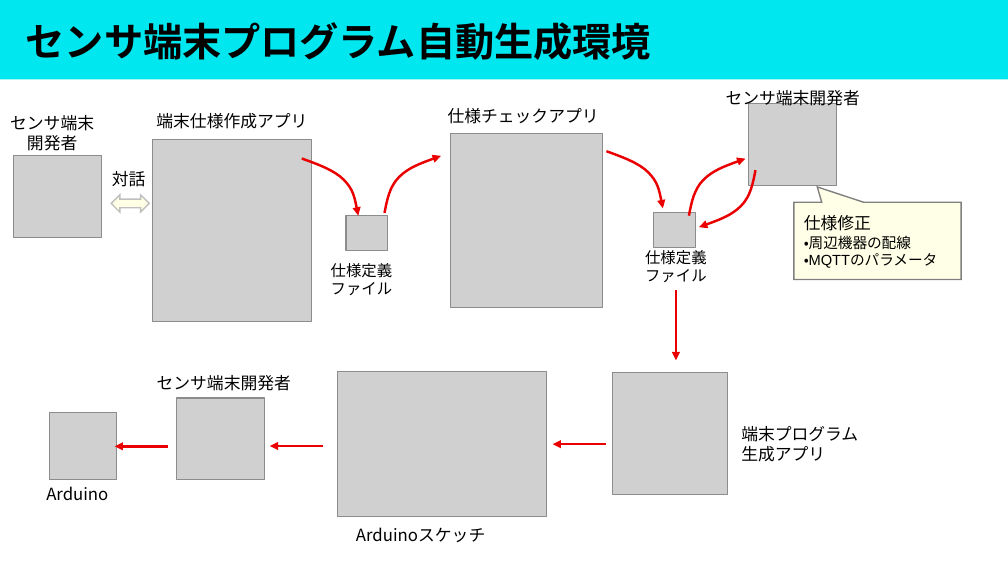
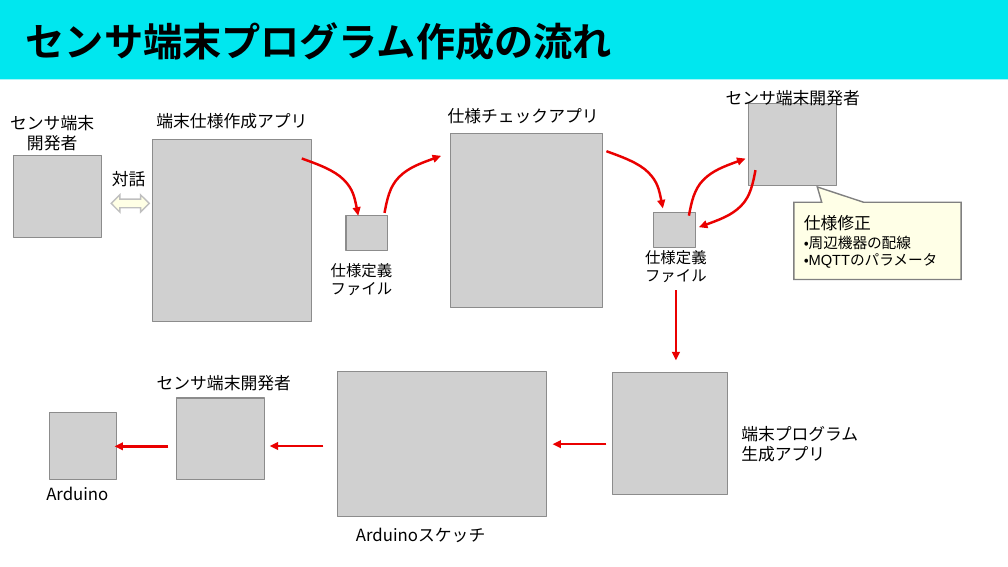
Before and after one commit to masaaki-noro/Gen_arduino_mqtt, a slide deck: slide 3 of Doc/Presentation/センサ端末プログラム作成.pptx. Drawn at 1008x567 pixels with LibreOffice and Linux fonts; fonts in the diff are those of the drawing; grey boxes stand for pictures. Boxes give left, top, right and bottom in pixels: in the first picture for what was removed or moved away, otherwise in the second. Text is boxed around its words. In the diff, an @@ line names an element or a change of style, - is before the commit and + after.

```diff
--- a/Doc/Presentation/センサ端末プログラム作成.pptx
+++ b/Doc/Presentation/センサ端末プログラム作成.pptx
@@ title at bbox=[26, 22, 612, 60]: text changed @@
-センサ端末プログラム自動生成環境
+センサ端末プログラム作成の流れ
```
Also in this commit, not shown: 2 other slides changed, 3 other files.
